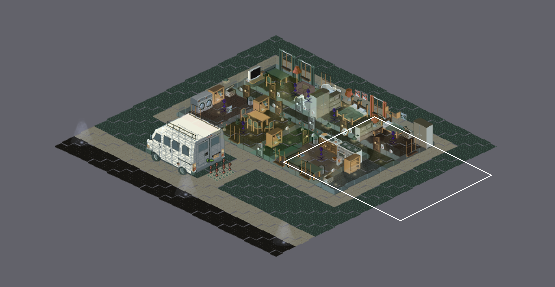
Tiled map, stored at assets/maps/map_house1_3x.tmx. Above, an overview of the earlier version with the close-up marked.
Close-up. As it was:
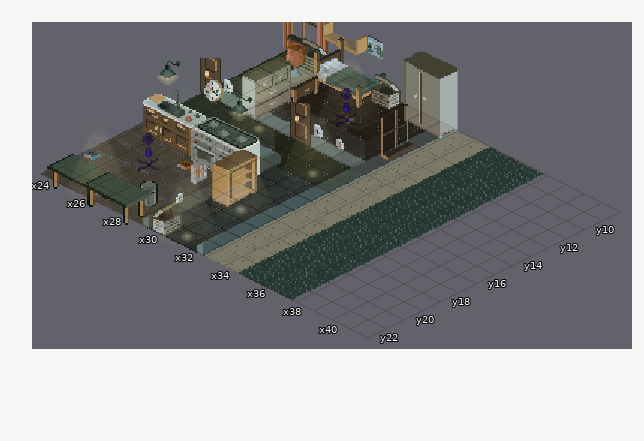
Cells are 24x12 px. Isometric: x runs down to the right, y down to the left. Shown: x 24..41, y 9..22. The commit also changed other parts of the map, which this record leaves out. The old version is drawn lined up with the new one.
The same view after the edit:
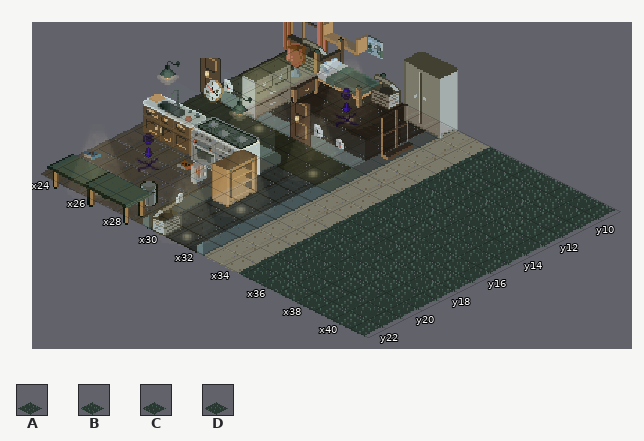
Key: from "A3x3x3": A 4 "Floor", B 5 "Floor", C 6 "Floor", D 7 "Floor".
_ is an empty cell.
Diff:
map size 34x34 -> 42x42 cells (old content now starts at 4,4; both pictures use the new coordinates)
Layer "Ground Level/Floors":
The edit turns tile B into tile A in row 9 at x 37; in row 11 at x 37; in row 16 at x 37; in row 17 at x 36; in row 19 at x 35.
The edit turns tile C into tile A in row 15 at x 37.
The edit turns tile D into tile A in row 9 at x 35; in row 16 at x 36.
There is now tile A in row 9 at x 39 and 41; in row 10 at x 41; in row 11 at x 40 to 41; in row 12 at x 41; in row 13 at x 40; in row 15 at x 41.
There is now tile A in row 17 at x 38; in row 19 at x 40; in rows 20 to 21 at x 38 to 39; in row 22 at x 39 to 41.
The edit turns tile A into tile B in row 13 at x 36; in row 14 at x 37.
The edit turns tile C into tile B in row 15 at x 36; in row 18 at x 36; in row 21 at x 36; in row 22 at x 37.
The edit turns tile D into tile B in row 9 at x 36; in row 11 at x 35.
There is now tile B in row 9 at x 38; in row 10 at x 38 to 39; in row 11 at x 39; in row 12 at x 38 to 40; in row 15 at x 39; in row 16 at x 38 and 40.
There is now tile B in row 17 at x 39 to 41; in row 18 at x 38 to 39 and 41; in row 19 at x 38 to 39.
The edit turns tile A into tile C in row 12 at x 36 to 37; in row 14 at x 36; in row 17 at x 37; in row 20 at x 36.
The edit turns tile B into tile C in row 20 at x 35; in row 21 at x 37.
The edit turns tile D into tile C in row 10 at x 36; in rows 12 to 13 at x 35.
There is now tile C in row 10 at x 40; in row 11 at x 38; in row 13 at x 39 and 41; in row 14 at x 38 to 39 and 41; in row 16 at x 41; in row 18 at x 40.
There is now tile C in row 20 at x 41.
The edit turns tile A into tile D in row 18 at x 35; in row 19 at x 37; in row 21 at x 35; in row 22 at x 36.
The edit turns tile B into tile D in row 16 at x 35; in row 19 at x 36; in row 22 at x 35.
The edit turns tile C into tile D in rows 14 to 15 at x 35.
There is now tile D in row 9 at x 40; in row 13 at x 38; in row 14 at x 40; in row 15 at x 38 and 40; in row 16 at x 39; in row 19 at x 41.
There is now tile D in row 20 at x 40; in row 21 at x 40 to 41; in row 22 at x 38.
Changed places in both close-ups, as pixel boxes (x1, y1, x2, y2):
changed: (243, 148, 615, 337)
